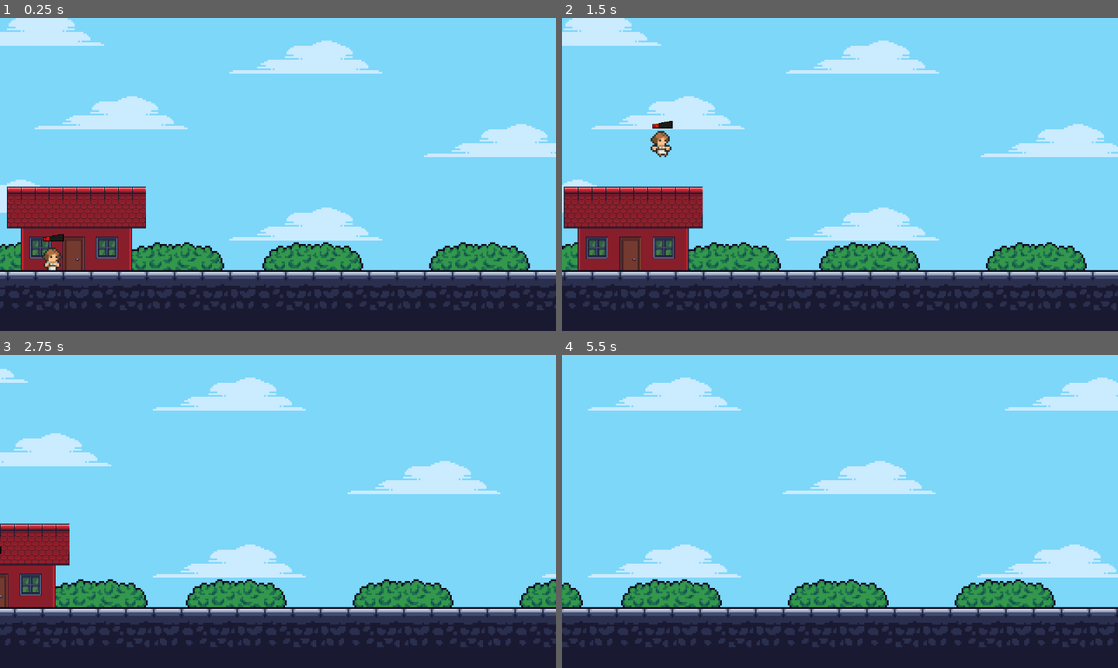
Above: before the commit, frames 1-4 (two rows, left to right).
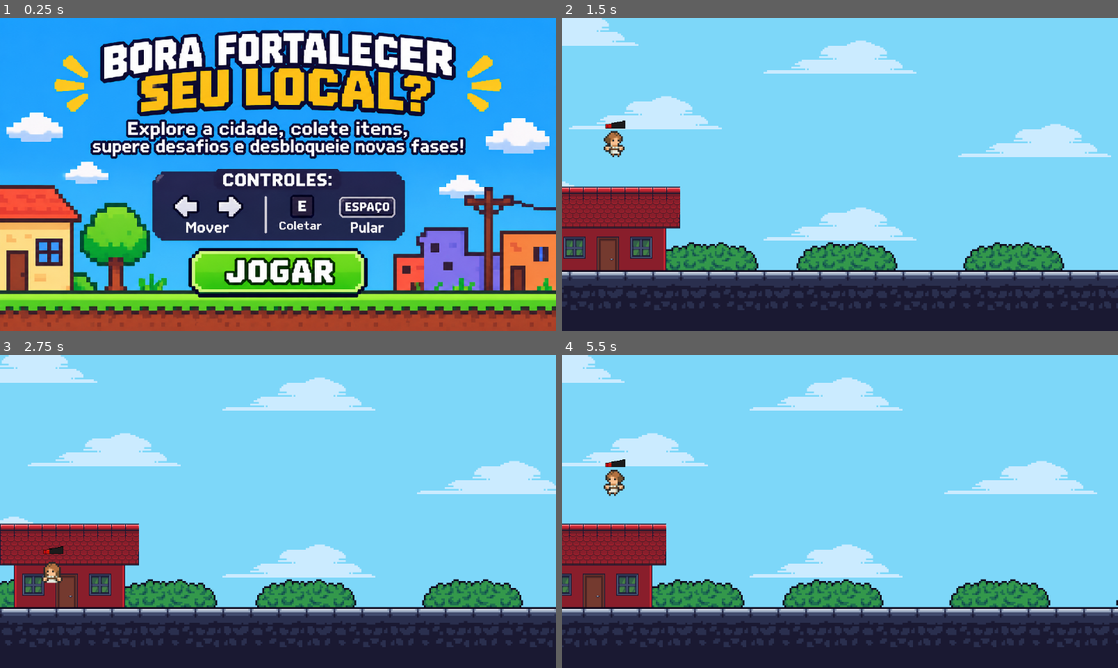
Above: after the commit, the same moments.

Repository: CarolinaBFernandes/BORA-FORTALECER-SEU-LUGAR
Game: Godot game, scene res://scenes/tela_inicial.tscn
Same seed, same stepped clock (60 frames per second), same inputs: the game is played once before the commit and once after it. Before the commit the project starts from res://scenes/main.tscn.
Inputs (mouse positions are in pixels of both pictures, inside the frame that each line leads up to):
- Up to frame 1 (0.25 s): no input
- Up to frame 2 (1.5 s): click (851, 274) at 0.52 s; tap Enter (ui_accept) at 1.25 s; hold Right (ui_right) from 1.28 s (still down); hold E from 1.28 s (still down)
- Up to frame 3 (2.75 s): tap Enter (ui_accept) at 1.52, 2.27 s; release Right (ui_right) at 2.03 s; release E at 2.03 s; hold Left (ui_left) from 2.03 s (still down); tap E at 2.1 s
- Up to frame 4 (5.5 s): release Left (ui_left) at 2.78 s; hold E 2.78-3.53 s; hold Right (ui_right) 2.78-4.28 s; tap E at 3.6, 5.1 s; tap Enter (ui_accept) at 3.77, 4.52, 5.27 s; hold E 4.28-5.03 s; hold Left (ui_left) from 4.28 s (still down)

The runs differ from the first frame. In frame 1, 99% of the frame differs, in the area x 0-100%, y 0-100%; in frame 2, 14%; in frame 3, 22%; in frame 4, 24%.

Commit message:
correcao de camera e nova tela inicial

Diff:
--- a/project.godot
+++ b/project.godot
@@ -11,7 +11,7 @@
 [application]
 
 config/name="BORA FORTALECER SEU LUGAR"
-run/main_scene="uid://ba5x8rm3s8ldj"
+run/main_scene="uid://brm4jmkj7dhu7"
 config/features=PackedStringArray("4.7", "GL Compatibility")
 config/icon="res://icon.svg"
 
@@ -39,3 +39,4 @@
 renderer/rendering_method="gl_compatibility"
 renderer/rendering_method.mobile="gl_compatibility"
 2d/snap/snap_2d_transforms_to_pixel=true
+2d/snap/snap_2d_vertices_to_pixel=true
--- a/scenes/player.tscn
+++ b/scenes/player.tscn
@@ -142,7 +142,7 @@
 }],
 "loop": 1,
 "name": &"walk",
-"speed": 4.0
+"speed": 8.0
 }]
 
 [node name="Player" type="CharacterBody2D" unique_id=1242715408]
@@ -151,11 +151,10 @@
 [node name="AnimatedSprite2D" type="AnimatedSprite2D" parent="." unique_id=936824067]
 sprite_frames = SubResource("SpriteFrames_p0vlq")
 animation = &"walk"
-frame_progress = 0.85601074
+frame_progress = 0.12234398
 
 [node name="Camera2D" type="Camera2D" parent="." unique_id=2112498871]
 position = Vector2(0, -40)
 offset = Vector2(130, 0)
 limit_smoothed = true
-position_smoothing_enabled = true
-position_smoothing_speed = 1.0
+position_smoothing_speed = 8.0
--- /dev/null
+++ b/scenes/tela_inicial.gd
@@ -0,0 +1,4 @@
+extends Control
+
+func _on_botao_jogar_pressed():
+	get_tree().change_scene_to_file("res://scenes/main.tscn")
--- /dev/null
+++ b/scenes/tela_inicial.tscn
@@ -0,0 +1,62 @@
+[gd_scene format=3 uid="uid://brm4jmkj7dhu7"]
+
+[ext_resource type="Texture2D" uid="uid://dpcgi6xtm47vw" path="res://assets/ui/tela_inicial.png.png" id="1_hkbxb"]
+[ext_resource type="Script" uid="uid://dtx6fugnsvuu0" path="res://scenes/tela_inicial.gd" id="1_xo13d"]
+
+[sub_resource type="StyleBoxEmpty" id="StyleBoxEmpty_xo13d"]
+
+[sub_resource type="StyleBoxEmpty" id="StyleBoxEmpty_2o6u0"]
+
+[sub_resource type="StyleBoxEmpty" id="StyleBoxEmpty_hvj2l"]
+
+[sub_resource type="StyleBoxEmpty" id="StyleBoxEmpty_mxryr"]
+
+[sub_resource type="StyleBoxEmpty" id="StyleBoxEmpty_whubj"]
+
+[node name="TelaInicial" type="Control" unique_id=804698024]
+layout_mode = 3
+anchors_preset = 0
+offset_right = 40.0
+offset_bottom = 40.0
+script = ExtResource("1_xo13d")
+
+[node name="Organizador" type="VBoxContainer" parent="." unique_id=1767396415]
+layout_mode = 1
+anchors_preset = 15
+anchor_right = 1.0
+anchor_bottom = 1.0
+grow_horizontal = 2
+grow_vertical = 2
+theme_override_constants/separation = 1
+
+[node name="BotaoJogar" type="Button" parent="." unique_id=1235535609]
+modulate = Color(1, 0, 1, 1)
+self_modulate = Color(1, 0, 1, 1)
+z_index = 10
+custom_minimum_size = Vector2(90, 30)
+layout_mode = 1
+offset_left = 109.0
+offset_top = 132.0
+offset_right = 224.0
+offset_bottom = 162.0
+theme_override_font_sizes/font_size = 1
+theme_override_styles/normal = SubResource("StyleBoxEmpty_xo13d")
+theme_override_styles/pressed = SubResource("StyleBoxEmpty_2o6u0")
+theme_override_styles/hover = SubResource("StyleBoxEmpty_hvj2l")
+theme_override_styles/disabled = SubResource("StyleBoxEmpty_mxryr")
+theme_override_styles/focus = SubResource("StyleBoxEmpty_whubj")
+
+[node name="Fundo" type="TextureRect" parent="." unique_id=284607803]
+layout_mode = 1
+anchors_preset = 15
+anchor_right = 1.0
+anchor_bottom = 1.0
+offset_right = 280.0
+offset_bottom = 140.0
+grow_horizontal = 2
+grow_vertical = 2
+mouse_filter = 2
+texture = ExtResource("1_hkbxb")
+expand_mode = 1
+
+[connection signal="pressed" from="BotaoJogar" to="." method="_on_botao_jogar_pressed"]
--- a/scripts/player.gd
+++ b/scripts/player.gd
@@ -1,95 +1,105 @@
+
 extends CharacterBody2D
 
-@export var speed: float = 150.0
+@export var speed: float = 80.0
 @export var jump_height: float = 65.0
 @export var jump_duration: float = 0.5
 @export var limite_esquerdo: float = -550.0
 
 @onready var sprite: AnimatedSprite2D = $AnimatedSprite2D
-@onready var fim_do_mapa: Marker2D = $"../FimDoMapa"
+@onready var fim_do_mapa: Marker2D = get_node_or_null("../FimDoMapa")
 @onready var sinal_wifi: AnimatedSprite2D = $SinalWifi
 
 var is_jumping: bool = false
 var jump_timer: float = 0.0
 var wifi_y_inicial: float = 0.0
 
-func _ready():
-	# Guarda a altura inicial do Wi-Fi para ele saber onde voltar depois do pulo
-	if sinal_wifi:
+
+func _ready() -> void:
+	if sinal_wifi != null:
 		wifi_y_inicial = sinal_wifi.position.y
 
-func _physics_process(delta):
+
+func _physics_process(delta: float) -> void:
+
+	# MOVIMENTO HORIZONTAL
 	var direction = Input.get_axis("ui_left", "ui_right")
 
 	velocity.x = direction * speed
-	velocity.y = 0
+	velocity.y = 0.0
 
 	move_and_slide()
 
-	# Limites do cenário
+	# LIMITES DO CENÁRIO
+	var limite_direito = INF
+
+	if is_instance_valid(fim_do_mapa):
+		limite_direito = fim_do_mapa.global_position.x
+
 	global_position.x = clampf(
 		global_position.x,
 		limite_esquerdo,
-		fim_do_mapa.global_position.x
+		limite_direito
 	)
 
-	# Virar personagem
+	# VIRAR PERSONAGEM
 	if direction < 0:
 		sprite.flip_h = true
 	elif direction > 0:
 		sprite.flip_h = false
 
-	# Iniciar pulo
+	# INICIAR PULO
 	if Input.is_action_just_pressed("ui_accept") and not is_jumping:
 		is_jumping = true
 		jump_timer = 0.0
 
-	# Animação do pulo
+	# ANIMAÇÃO DO PULO
 	if is_jumping:
 		jump_timer += delta
 
-		var progress = min(jump_timer / jump_duration, 1.0)
+		var progress = minf(jump_timer / jump_duration, 1.0)
 
-		# Move o desenho do jogador para cima
 		sprite.position.y = -sin(progress * PI) * jump_height
 
-		# Faz o Wi-Fi acompanhar a subida da imagem do jogador
-		if sinal_wifi:
+		if sinal_wifi != null:
 			sinal_wifi.position.y = wifi_y_inicial + sprite.position.y
 
 		sprite.play("jump")
 
 		if progress >= 1.0:
 			is_jumping = false
-			sprite.position.y = 0
-			if sinal_wifi:
-				sinal_wifi.position.y = wifi_y_inicial # Devolve o Wi-Fi ao lugar
+			sprite.position.y = 0.0
 
+			if sinal_wifi != null:
+				sinal_wifi.position.y = wifi_y_inicial
+
+	# ANIMAÇÕES DE MOVIMENTO
 	elif direction != 0:
 		sprite.play("walk")
 	else:
 		sprite.play("idle")
 
-	# --- ATUALIZAR O SINAL DE WI-FI (7 IMAGENS) ---
-	var valor = GameManager.sinal_credibilidade
+	# ATUALIZAR SINAL DE WI-FI
+	if sinal_wifi != null:
+		var valor = GameManager.sinal_credibilidade
 
-	if valor < 12:
-		sinal_wifi.frame = 0  # Vazio (Selecionado primeiro, à direita)
-	elif valor < 25:
-		sinal_wifi.frame = 1
-	elif valor < 37:
-		sinal_wifi.frame = 2
-	elif valor < 50:
-		sinal_wifi.frame = 3
-	elif valor < 62:
-		sinal_wifi.frame = 4  # (O jogo começa por aqui, nos 50%)
-	elif valor < 75:
-		sinal_wifi.frame = 5
-	elif valor < 87:
-		sinal_wifi.frame = 6
-	else:
-		sinal_wifi.frame = 7  # Cheio / Verde (Selecionado por último, à esquerda)
+		if valor < 12:
+			sinal_wifi.frame = 0
+		elif valor < 25:
+			sinal_wifi.frame = 1
+		elif valor < 37:
+			sinal_wifi.frame = 2
+		elif valor < 50:
+			sinal_wifi.frame = 3
+		elif valor < 62:
+			sinal_wifi.frame = 4
+		elif valor < 75:
+			sinal_wifi.frame = 5
+		elif valor < 87:
+			sinal_wifi.frame = 6
+		else:
+			sinal_wifi.frame = 7
 
 
 func _on_barril_portal_body_entered(body: Node2D) -> void:
-	pass # Replace with function body.
+	pass
Binary file added: assets/ui/tela_inicial.png.png
Not shown, added: assets/ui/tela_inicial.png.png.import
Not shown, added: scenes/tela_inicial.gd.uid
